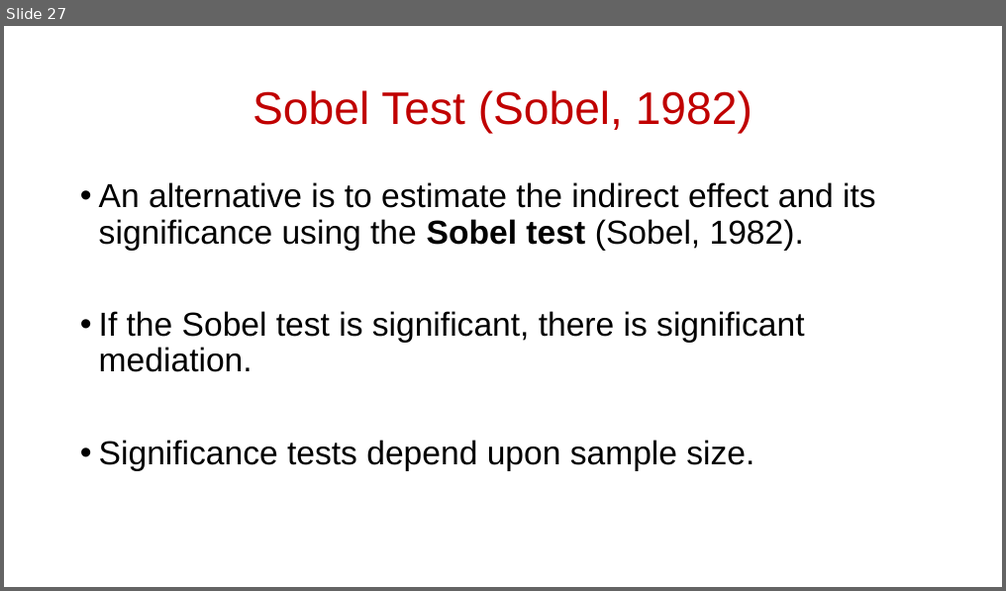
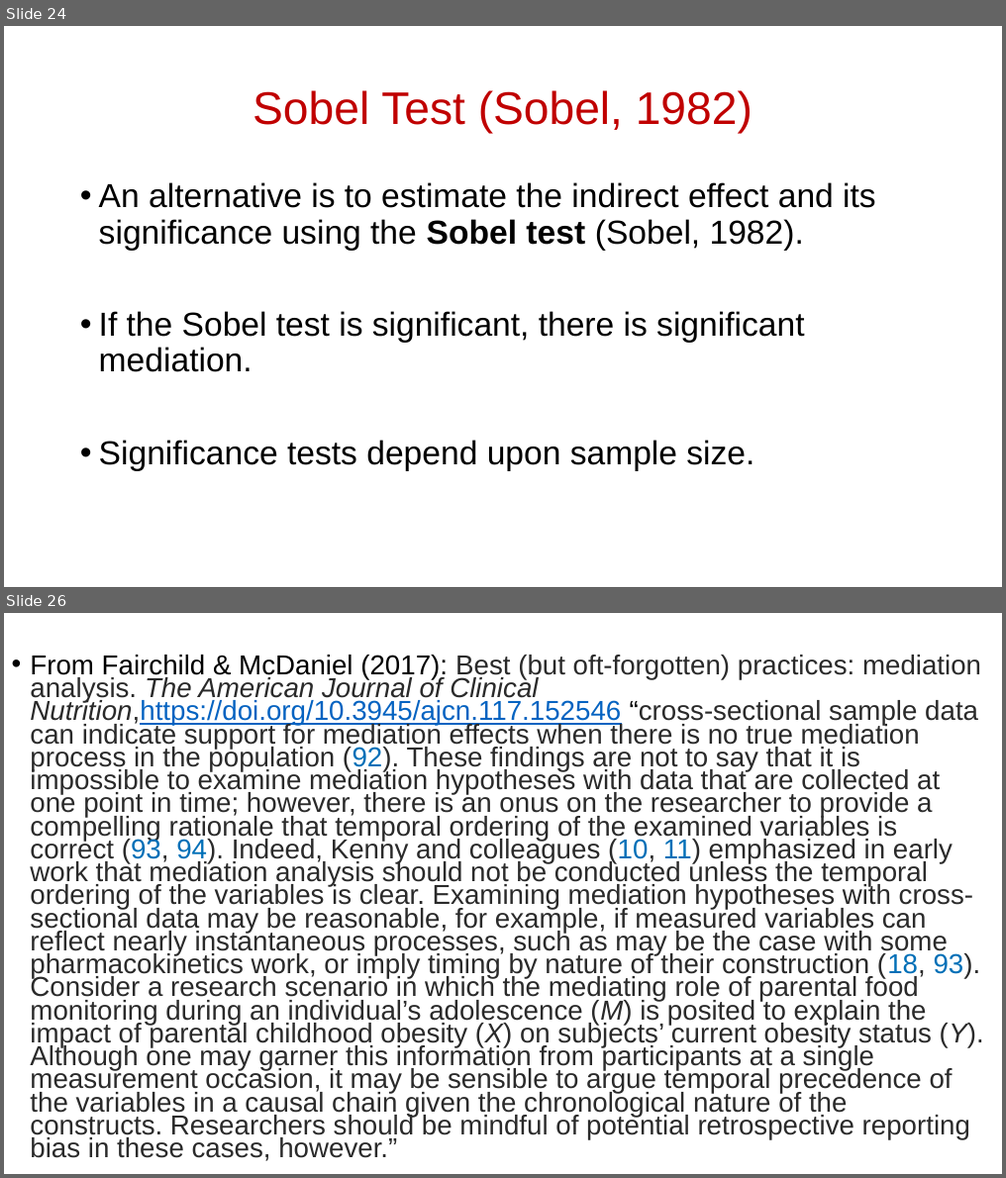
Before and after one commit to scream104/psych596, a slide deck: lecture-slides_upload/lecture/07_Statistical Methods_Mediation and Moderation.pptx. Shown one above the other, each under a label of ours: slide 27 before the commit, slides 24 and 26 after it; the slides between them are not shown. The pictures are 1006x591 and 1006x1178 pixels, drawn with LibreOffice and Linux fonts; fonts in the diff are those of the drawing. Boxes give left, top, right and bottom in pixels: in the first picture for what was removed or moved away, otherwise in the second. Text is boxed around its words. In the diff, an @@ line names an element or a change of style, - is before the commit and + after.

```diff
--- a/lecture-slides_upload/lecture/07_Statistical Methods_Mediation and Moderation.pptx
+++ b/lecture-slides_upload/lecture/07_Statistical Methods_Mediation and Moderation.pptx
@@ slide 26 added at box(4, 613, 1002, 1174), background #FFFFFF @@
@@ text added at box(30, 655, 984, 1161), 26.4 pt, text #2A2A2A @@
+• From Fairchild & McDaniel (2017): Best (but oft-forgotten) practices: mediation analysis. The American Journal of Clinical Nutrition,https://doi.org/10.3945/ajcn.117.152546 “cross-sectional sample data can indicate support for mediation effects when there is no true mediation process in the population (92). These findings are not to say that it is impossible to examine mediation hypotheses with data that are collected at one point in time; however, there is an onus on the researcher to provide a compelling rationale that temporal ordering of the examined variables is correct (93, 94). Indeed, Kenny and colleagues (10, 11) emphasized in early work that mediation analysis should not be conducted unless the temporal ordering of the variables is clear. Examining mediation hypotheses with cross-sectional data may be reasonable, for example, if measured variables can reflect nearly instantaneous processes, such as may be the case with some pharmacokinetics work, or imply timing by nature of their construction (18, 93). Consider a research scenario in which the mediating role of parental food monitoring during an individual’s adolescence (M) is posited to explain the impact of parental childhood obesity (X) on subjects’ current obesity status (Y). Although one may garner this information from participants at a single measurement occasion, it may be sensible to argue temporal precedence of the variables in a causal chain given the chronological nature of the constructs. Researchers should be mindful of potential retrospective reporting bias in these cases, however.”
@@ what was slide 27 is now slide 24 @@
```
Also in this commit, not shown: 13 slides changed, 3 slides removed, 3 other files.
